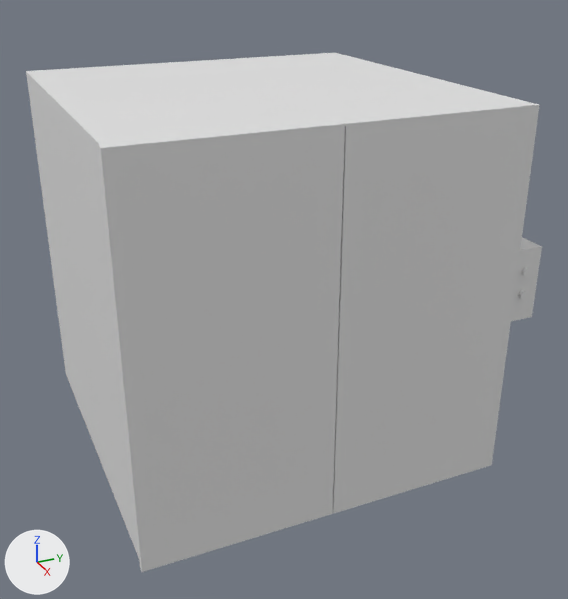
Two versions of the Blender file elevator.blend, one commit apart.
The view is the same before and after, from a 50 mm camera at (1.432, -0.286, 1.317) aimed at (-0.413, 0.544, 0.395). The axes (+X, +Y, +Z) are drawn at lower left. The lights are the same throughout.
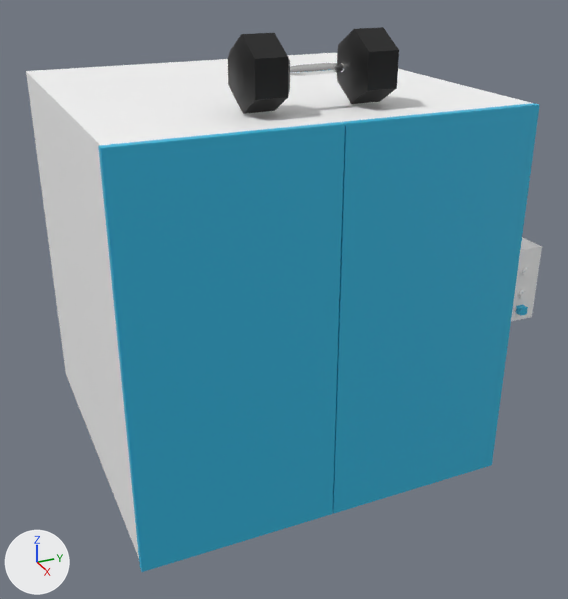
Changed parts and their boxes (x1, y1, x2, y2) in the pictures (568 x 599 px):
```json
{"object": "Cube.001", "change": "recoloured", "before": [98, 122, 345, 572], "after": [98, 122, 345, 572], "on screen": "white to cyan"}
{"object": "Cube.002", "change": "recoloured", "before": [333, 103, 540, 514], "after": [333, 103, 540, 514], "on screen": "white to cyan"}
{"object": "Cube", "change": "recoloured", "before": [26, 53, 531, 558], "after": [26, 53, 531, 558]}
{"object": "Cylinder.003", "change": "added", "after": [228, 27, 399, 114], "on screen": "black", "faces in mat_black_002 (black #060606)": [228, 27, 399, 114], "faces in mat_metal_002 (white #e7e7e7)": [290, 63, 349, 76]}
{"object": "Cube.003", "change": "recoloured", "before": [511, 237, 542, 322], "after": [511, 237, 542, 322]}
{"object": "Cube.004", "change": "added", "after": [516, 305, 528, 316]}
```

Edits to the scene script, one JSON object a line:
```json
{"op": "add", "block": "mat_material_002", "code": ["mat_material_002 = principled_material('Material.002')", "mat_material_002.base_color = (1.0, 1.0, 1.0)  # white #ffffff"]}
{"op": "add", "block": "mat_material_003", "code": ["mat_material_003 = principled_material('Material.003')", "mat_material_003.base_color = (0.0343, 0.515, 0.799)  # cyan #34bee7"]}
{"op": "add", "block": "mat_metal_002", "code": ["mat_metal_002 = principled_material('metal.002')", "mat_metal_002.base_color = (0.8, 0.8, 0.8)  # white #e7e7e7", "mat_metal_002.metallic = 1.0", "mat_metal_002.roughness = 0.146"]}
{"op": "add", "block": "mat_black_002", "code": ["mat_black_002 = principled_material('black.002')", "mat_black_002.base_color = (0.00176, 0.00176, 0.00176)  # black #060606"]}
{"block": "me_cube_001", "where": "me_cube_001.from_pydata(...)  # 16 vertices, 14 faces; spans x -1.0..1.0, y -1.0..1.0, z -1.0..1.0"}
{"op": "add", "block": "me_cube_001", "code": "me_cube_001.materials.append(mat_material_002)  # white #ffffff"}
{"block": "me_cube_002", "where": "me_cube_002.from_pydata(...)  # 8 vertices, 6 faces; spans x -1.0..1.0, y -1.0..1.0, z -1.0..1.0"}
{"op": "add", "block": "me_cube_002", "code": "me_cube_002.materials.append(mat_material_003)  # cyan #34bee7"}
{"block": "me_cube_003", "where": "me_cube_003.from_pydata(...)  # 8 vertices, 6 faces; spans x -1.0..1.0, y -1.0..1.0, z -1.0..1.0"}
{"op": "add", "block": "me_cube_003", "code": "me_cube_003.materials.append(mat_material_003)  # cyan #34bee7"}
{"block": "me_cube_004", "where": "me_cube_004.from_pydata(...)  # 136 vertices, 74 faces; spans x -1.0..1.11, y -1.0..1.0, z -1.0..1.0"}
{"op": "add", "block": "me_cube_004", "code": "me_cube_004.materials.append(mat_material_002)  # white #ffffff"}
{"op": "add", "block": "me_cylinder_007", "code": ["me_cylinder_007 = bpy.data.meshes.new('Cylinder.007')", "me_cylinder_007.from_pydata(...)  # 328 vertices, 230 faces; spans x -8.7..8.7, y -10.1..9.9, z -2.7..2.7", "me_cylinder_007.polygons.foreach_set('use_smooth', [True] * 230)", "# faces by material slot: [166, 64]", "me_cylinder_007.materials.append(mat_metal_002)  # white #e7e7e7", "me_cylinder_007.materials.append(mat_black_002)  # black #060606"]}
{"op": "add", "block": "ob_cylinder_003", "code": ["ob_cylinder_003 = bpy.data.objects.new('Cylinder.003', me_cylinder_007)", "ob_cylinder_003.location = (-0.154, 0.5, 1.061)", "ob_cylinder_003.rotation_euler = (-1.571, 0.0, 0.0)  # degrees (-90, 0, 0)", "ob_cylinder_003.scale = (-0.00811, -0.00811, -0.0675)"]}
{"op": "add", "block": "ob_cube_004", "code": ["ob_cube_004 = bpy.data.objects.new('Cube.004', me_cube_003.copy())  # the mesh of ob_cube_002", "ob_cube_004.location = (-0.015, 1.047, 0.436)", "ob_cube_004.scale = (0.01, 0.01, 0.01)"]}
```
